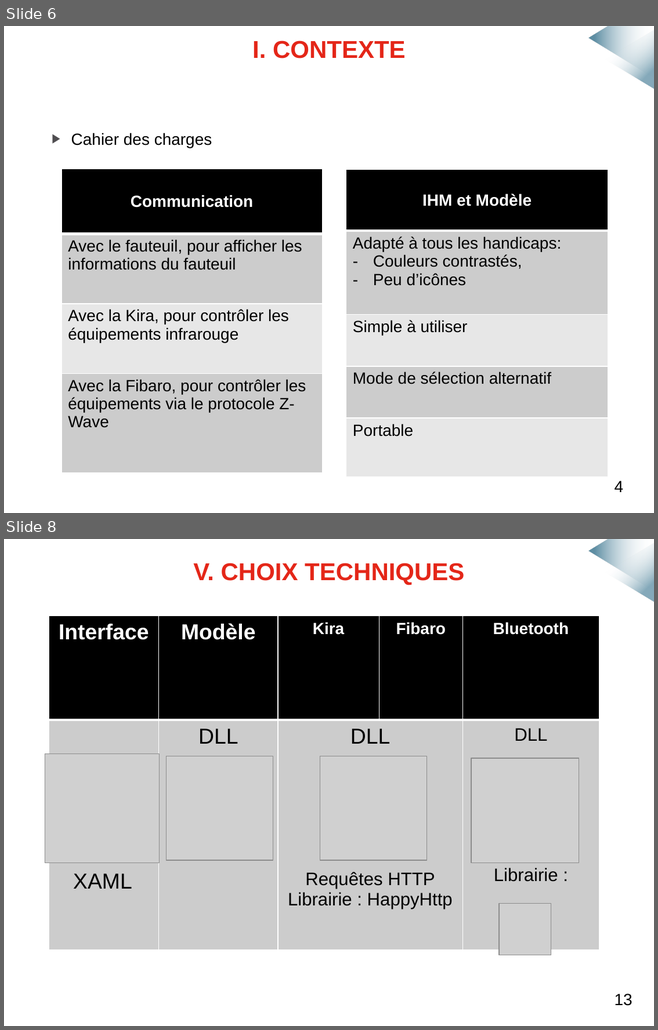
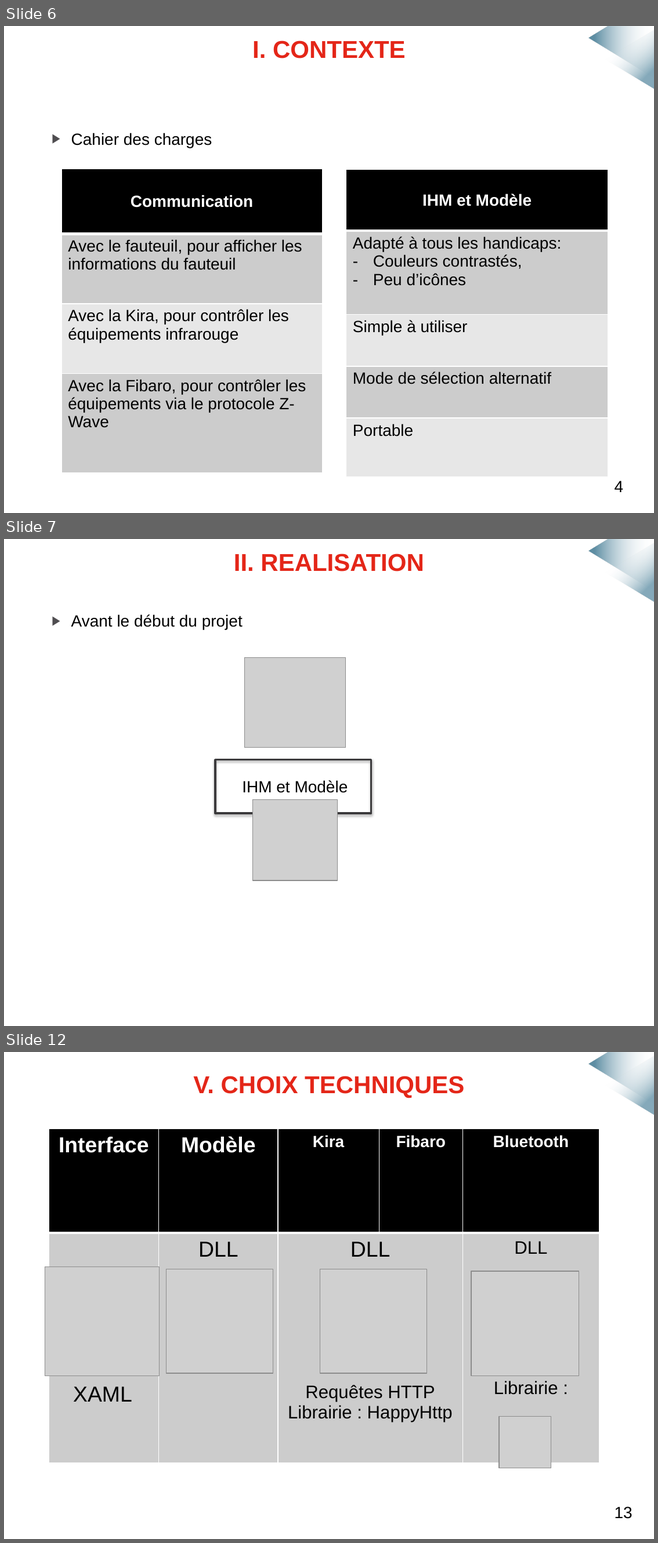
Before and after one commit to mmeven/EP_Domotique_Tablette, a slide deck: Rendu/Diapo_soutenance.pptx. Shown one above the other, each under a label of ours: slides 6 and 8 before the commit, slides 6, 7 and 12 after it; the slides between them are not shown. The pictures are 658x1030 and 658x1543 pixels, drawn with LibreOffice and Linux fonts; fonts in the diff are those of the drawing; grey boxes stand for pictures; background and template pictures are left out. Boxes give left, top, right and bottom in pixels: in the first picture for what was removed or moved away, otherwise in the second. Text is boxed around its words. In the diff, an @@ line names an element or a change of style, - is before the commit and + after.

```diff
--- a/Rendu/Diapo_soutenance.pptx
+++ b/Rendu/Diapo_soutenance.pptx
@@ slide 7 added at [4, 539, 654, 1026], background #FFFFFF; not listed: 2 template elements that a slide beside it also shows @@
@@ title added at [234, 553, 423, 571], 27 pt, text #E42618, bold @@
+II. REALISATION
@@ text added at [71, 614, 242, 629], 18 pt, text #000000 @@
+▶ Avant le début du projet
@@ picture added at [244, 657, 345, 748] @@
@@ rectangle added at [215, 760, 371, 813], outline #3B3A3C 2.25 pt @@
@@ text added at [242, 780, 348, 793], 18 pt, text #000000 @@
+IHM et Modèle
@@ picture added at [253, 799, 338, 880] @@
@@ what was slide 8 is now slide 12 @@
```
Also in this commit, not shown: 1 slide changed, 3 other slides added, 1 slide removed.
